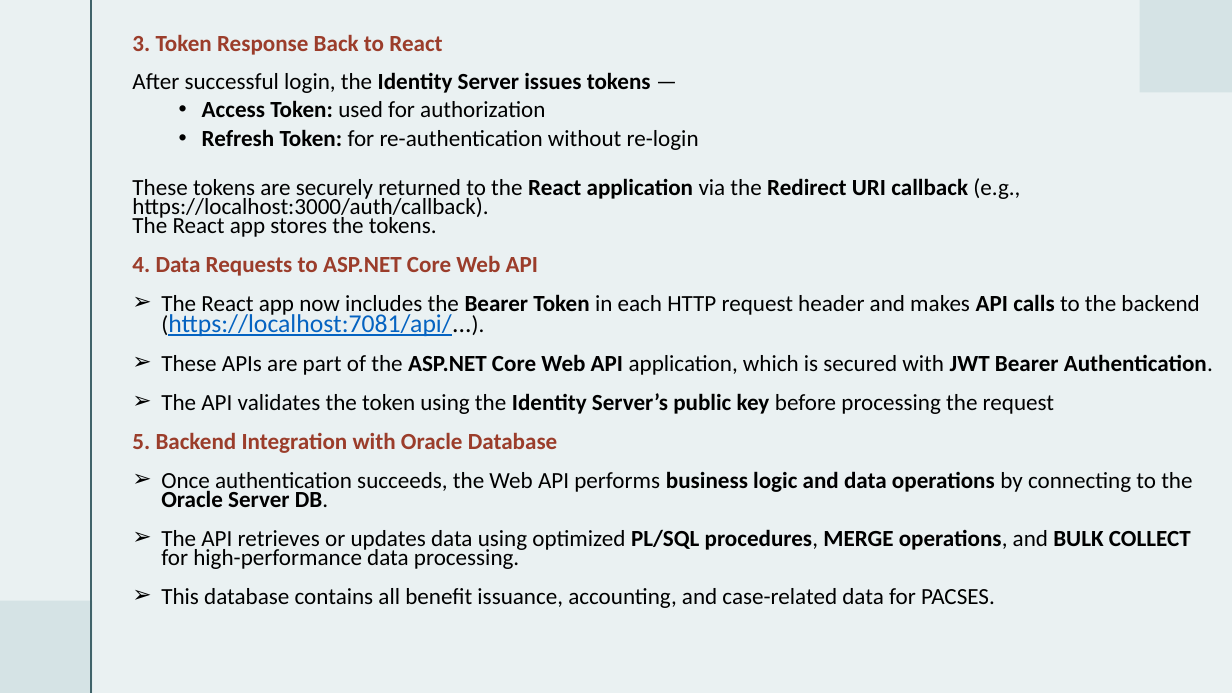
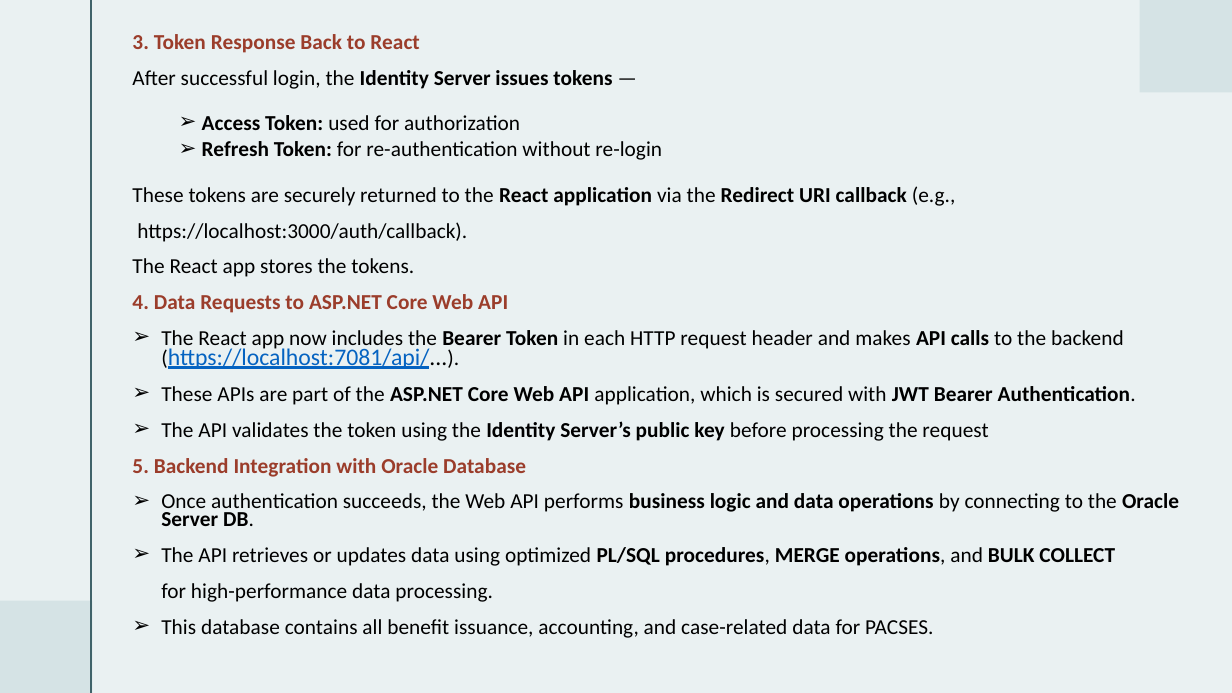
Before and after one commit to ChittaniSwathiTamuc/sel-react-webapp, a slide deck: slide 7 of SEL Presentation.pptx. Drawn at 1232x693 pixels with LibreOffice and Linux fonts; fonts in the diff are those of the drawing. Boxes give left, top, right and bottom in pixels: in the first picture for what was removed or moved away, otherwise in the second. Text is boxed around its words. In the diff, an @@ line names an element or a change of style, - is before the commit and + after.

```diff
--- a/SEL Presentation.pptx
+++ b/SEL Presentation.pptx
@@ text at bbox=[132, 34, 1179, 638]: size 18 to 16.6 pt in "3. Token Response Back to React", "After successful login, the Identity Server issues ...", "Access Token: used for authorization", "Refresh Token: for re-authentication without re-login" and 8 more places; size 20 to 18.5 pt in "(https://localhost:7081/api/...)."; bullet • to ➢ @@
@@ text at bbox=[132, 186, 955, 242]: text changed; size 18 to 16.6 pt @@
-These tokens are securely returned to the React application via the Redirect URI callback (e.g., https://localhost:3000/auth/callback).
+These tokens are securely returned to the React application via the Redirect URI callback (e.g.,
+https://localhost:3000/auth/callback).
@@ text at bbox=[161, 547, 1115, 602]: text changed; size 18 to 16.6 pt @@
-➢ The API retrieves or updates data using optimized PL/SQL procedures, MERGE operations, and BULK COLLECT for high-performance data processing.
+➢ The API retrieves or updates data using optimized PL/SQL procedures, MERGE operations, and BULK COLLECT
+for high-performance data processing.
```
Also in this commit, not shown: 11 other slides changed, 1 slide added, 1 slide removed.
